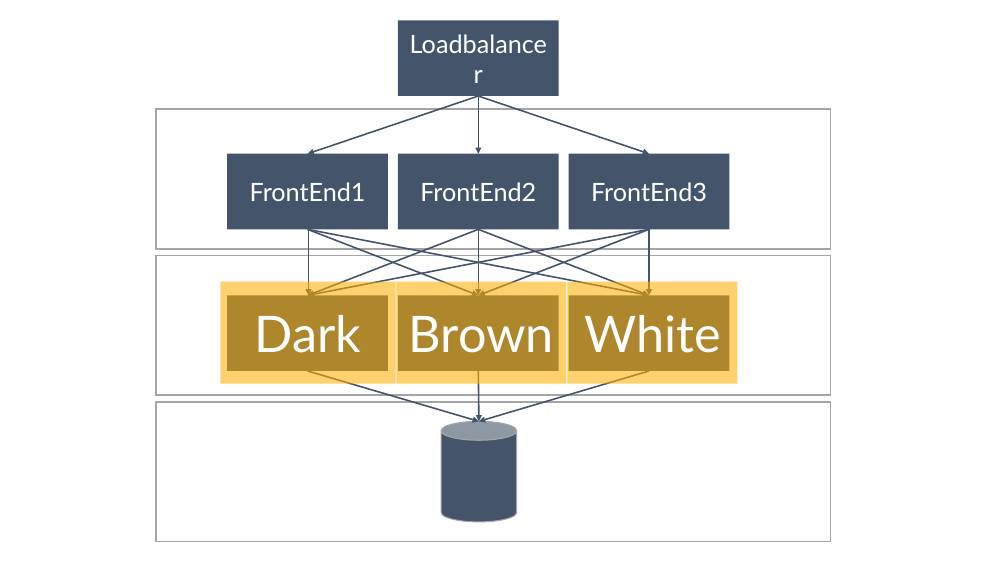
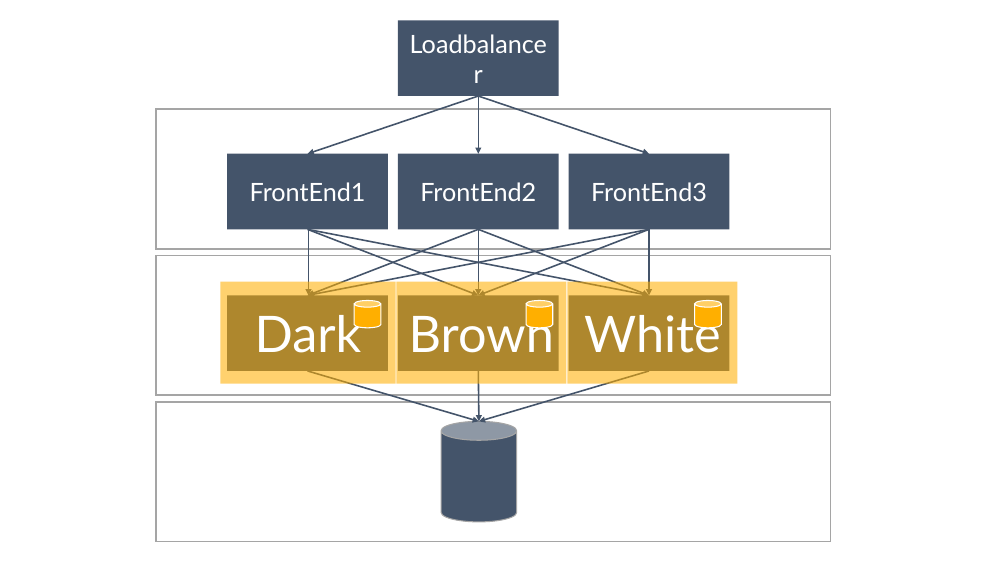
Before and after one commit to danielmarbach/Microservices.ServiceFabric, a slide deck: slide 18 of presentation.pptx. Drawn at 1008x567 pixels with LibreOffice and Linux fonts; fonts in the diff are those of the drawing. Boxes give left, top, right and bottom in pixels: in the first picture for what was removed or moved away, otherwise in the second. Text is boxed around its words. In the diff, an @@ line names an element or a change of style, - is before the commit and + after.

Commit message:
Minor slide changes

```diff
--- a/presentation.pptx
+++ b/presentation.pptx
@@ cylinder added at [355, 300, 381, 327], fill #FFAF00, outline #FFFFFF 1 pt @@
@@ cylinder added at [526, 300, 553, 327], fill #FFAF00, outline #FFFFFF 1 pt @@
@@ cylinder added at [695, 300, 721, 327], fill #FFAF00, outline #FFFFFF 1 pt @@
```
Also in this commit, not shown: 2 other slides changed, 1 other file.
